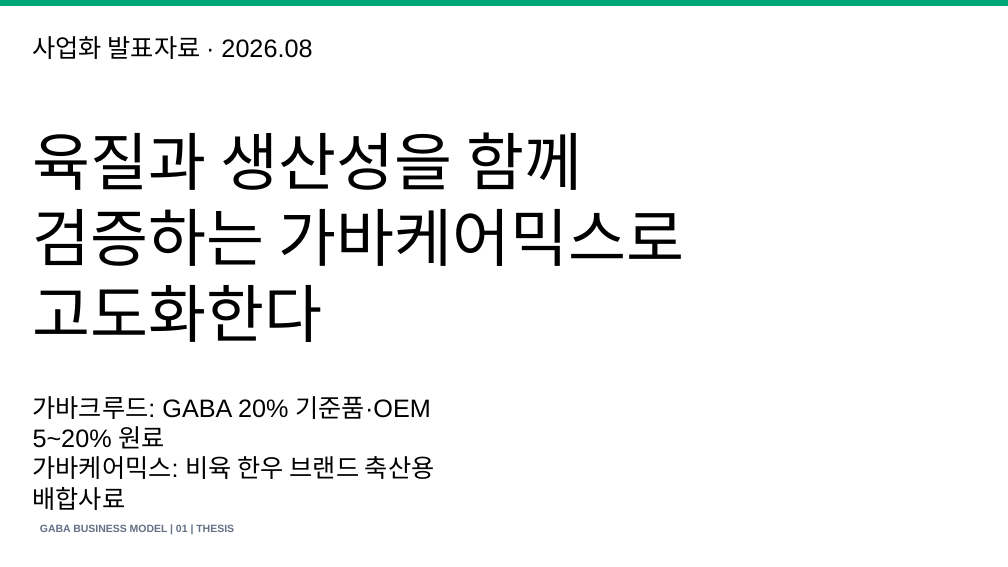
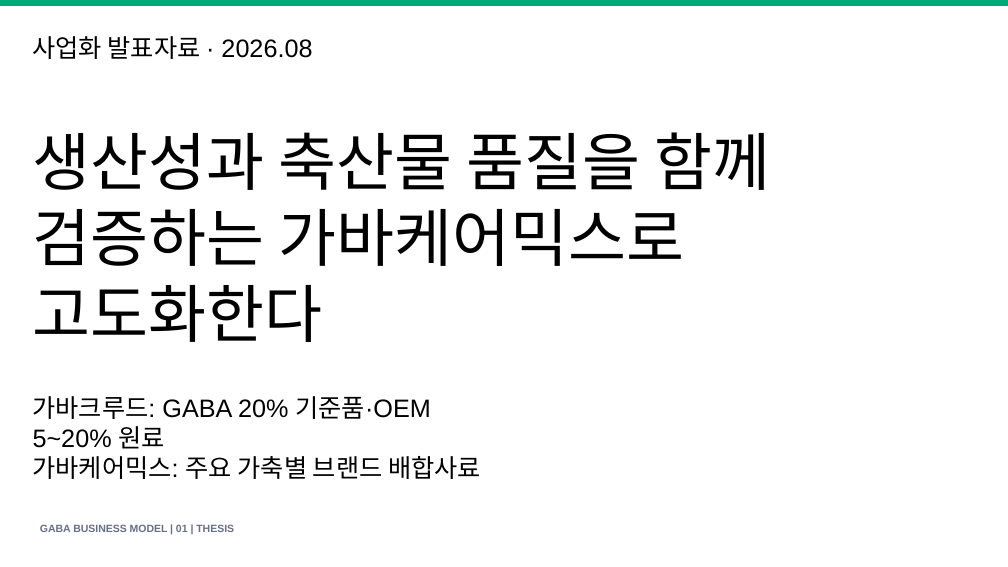
Before and after one commit to KRAdavid/gaba-feed-business-index, a slide deck: slide 1 of GABA_Feed_Business_Model_Speech_Deck_v1.pptx. Drawn at 1008x567 pixels with LibreOffice and Linux fonts; fonts in the diff are those of the drawing. Boxes give left, top, right and bottom in pixels: in the first picture for what was removed or moved away, otherwise in the second. Text is boxed around its words. In the diff, an @@ line names an element or a change of style, - is before the commit and + after.

```diff
--- a/GABA_Feed_Business_Model_Speech_Deck_v1.pptx
+++ b/GABA_Feed_Business_Model_Speech_Deck_v1.pptx
@@ text at [33, 132, 771, 342]: text changed @@
-육질과 생산성을 함께 검증하는 가바케어믹스로 고도화한다
+생산성과 축산물 품질을 함께 검증하는 가바케어믹스로 고도화한다
@@ text at [33, 456, 481, 479]: text changed @@
-가바케어믹스: 비육 한우 브랜드 축산용 배합사료
+가바케어믹스: 주요 가축별 브랜드 배합사료
```
Also in this commit, not shown: 7 other slides changed, 17 other files.
